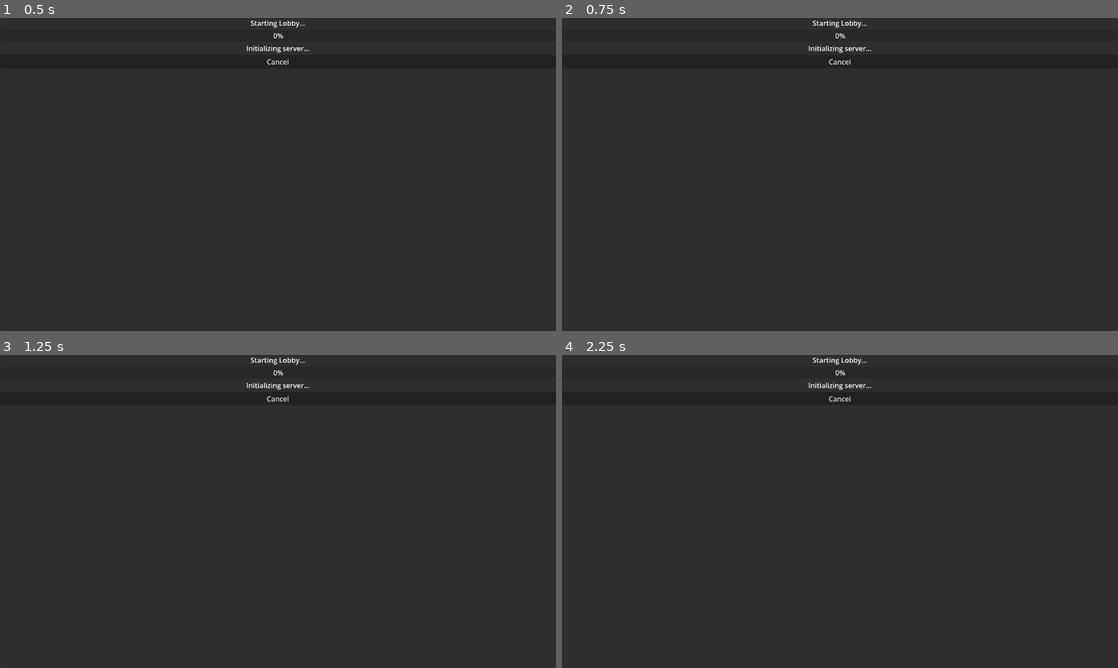
Above: before the commit, frames 1-4 (two rows, left to right).
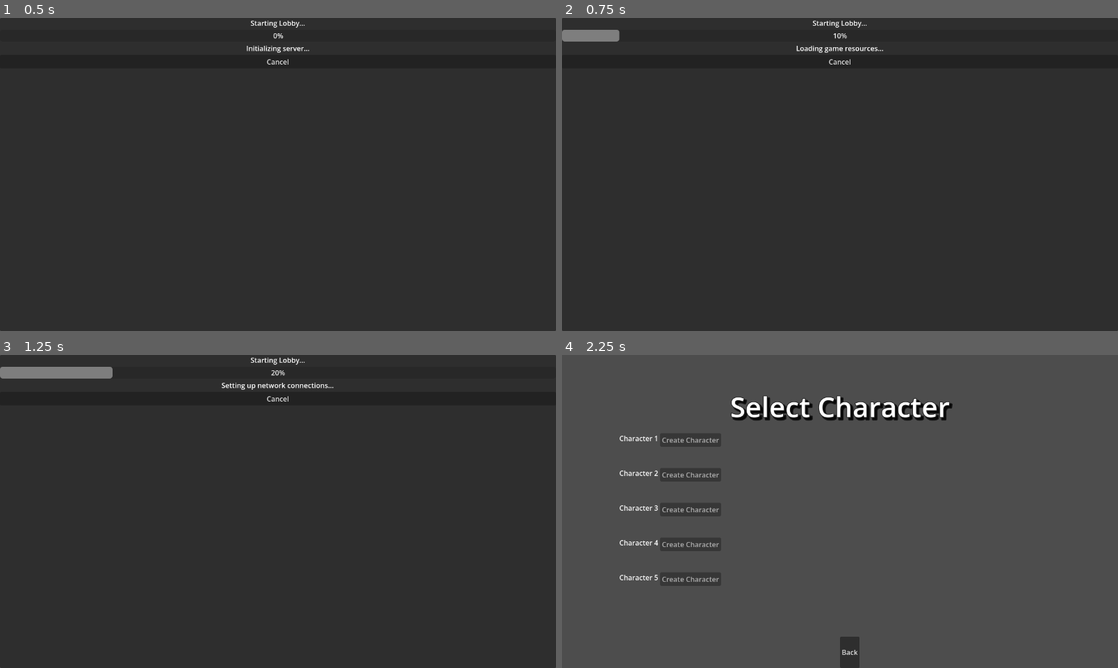
Above: after the commit, the same moments.

Repository: Miller-Nerd/our-little-towne
Game: Godot game, scene res://lobby_launch_attempt.tscn
Two runs of this game, one before a commit and one after it. Both use one fixed random seed, a clock stepped at 60 frames per second and the inputs below. This scene is started directly instead of the project's main scene.
Inputs (mouse positions are in pixels of both pictures, inside the frame that each line leads up to):
- Up to frame 1 (0.5 s): no input
- Up to frame 2 (0.75 s): tap Enter at 0.5 s; hold D from 0.53 s (still down)
- Up to frame 3 (1.25 s): keep holding D
- Up to frame 4 (2.25 s): release D at 1.25 s; click "Cancel" at 1.25 s; click (856, 445) at 2 s, where only the run after the commit has a clickable "Host Game"

Frame 1 is identical in both runs. In frame 2, 0.6% of the frame differs, in the area x 0-58%, y 3-12%; in frame 3, 1.0%; in frame 4, 97%, in the area x 0-100%, y 0-100%.
Error before the commit: Parse Error: Expected end of statement after expression, found ":" instead. (res://lobby_launch_attempt.gd:93)

Commit message:
Fix GDScript syntax error in NetworkManager access

Diff:
--- a/lobby_launch_attempt.gd
+++ b/lobby_launch_attempt.gd
@@ -90,10 +90,10 @@
 
 	# If still not found, try the more direct approach
 	if network_manager == null:
-		try:
-			network_manager = get_node("/NetworkManager")
-		except:
-			pass
+		# Use a safe approach that doesn't rely on try/except which isn't supported in GDScript
+		var node_path = "/NetworkManager"
+		if get_tree().has_node(node_path):
+			network_manager = get_node(node_path)
 
 	# If we still haven't found it, we need to check if it's even available in this context
 	if network_manager == null:
